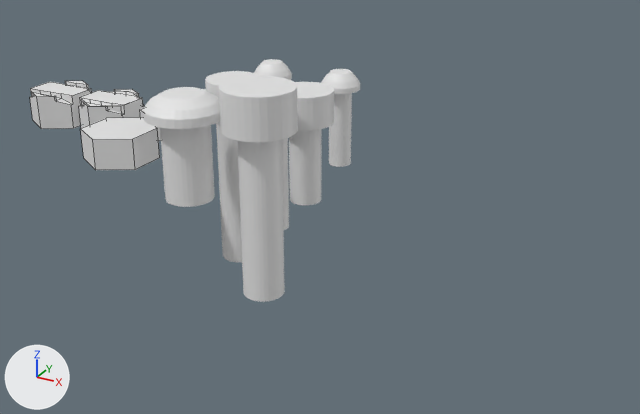
A saved change to the Blender file lib/screws_and_nuts.blend.
The view is the same before and after, from a camera (50 mm lens) standing at (70.0, -87.2, 36.0) and looking at (23.0, -1.9, -6.6). Arrows for +X, +Y and +Z are at lower left; the lights stay in place. Mesh edges are drawn as thin lines on the coarser meshes.

In view in the first picture: 'm3_tolerance_cutout', 'nut_m4_cut', 'nut_m4_cut_src', 'nut_m5', 'screw_m3x10', 'screw_m3x12', 'screw_m4x10', 'screw_m4x20_tolerance_cutout', 'screw_m5x10', 'screw_m5x10_tolerance_cutout', 'screw_m5x20'.
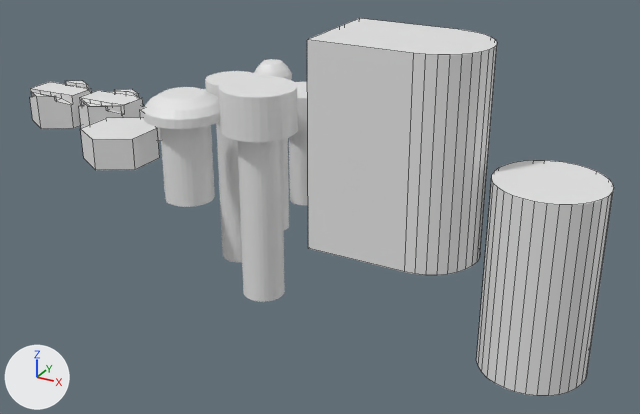
Edits to the bpy script that builds the scene:
```text
Add me_cylinder_014:
    me_cylinder_014.from_pydata(...)  # a 32-sided cylinder along z spanning x -5.5..5.5, y -5.5..5.5, z -10.0..10.0
Add me_cylinder_044:
    me_cylinder_044.from_pydata(...)  # 64 vertices, 34 faces; spans x -10.8..5.5, y -5.5..5.5, z 0.0..21.8
Add ob_m5_head_cutout_round:
    ob_m5_head_cutout_round = bpy.data.objects.new('m5_head_cutout_round', me_cylinder_014)
    ob_m5_head_cutout_round.location = (52.0, -10.0, -4.8)
Add ob_m5_head_cutout_halfround:
    ob_m5_head_cutout_halfround = bpy.data.objects.new('m5_head_cutout_halfround', me_cylinder_044)
    ob_m5_head_cutout_halfround.location = (40.0, -10.0, -4.8)
```

Pixel boxes (x1, y1, x2, y2) of what changed, in the pictures (640 x 414 px):
'm5_head_cutout_halfround', added: after (307, 18, 497, 275)
'm5_head_cutout_round', added: after (476, 160, 614, 396)
'screw_m3x10', unchanged, covered by the edit: before (321, 69, 360, 167)
